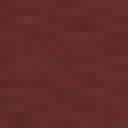
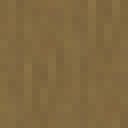
Layer changes from the first 128x128 image to the second:
hid group "mangrove" (6 layers) over [0, 0, 128, 128]
showed group "oak" (5 layers) over [0, 0, 128, 128]
painted on "oak_log.png" over [0, 0, 128, 128]
painted on "Pasted Layer" over [0, 0, 128, 128]
